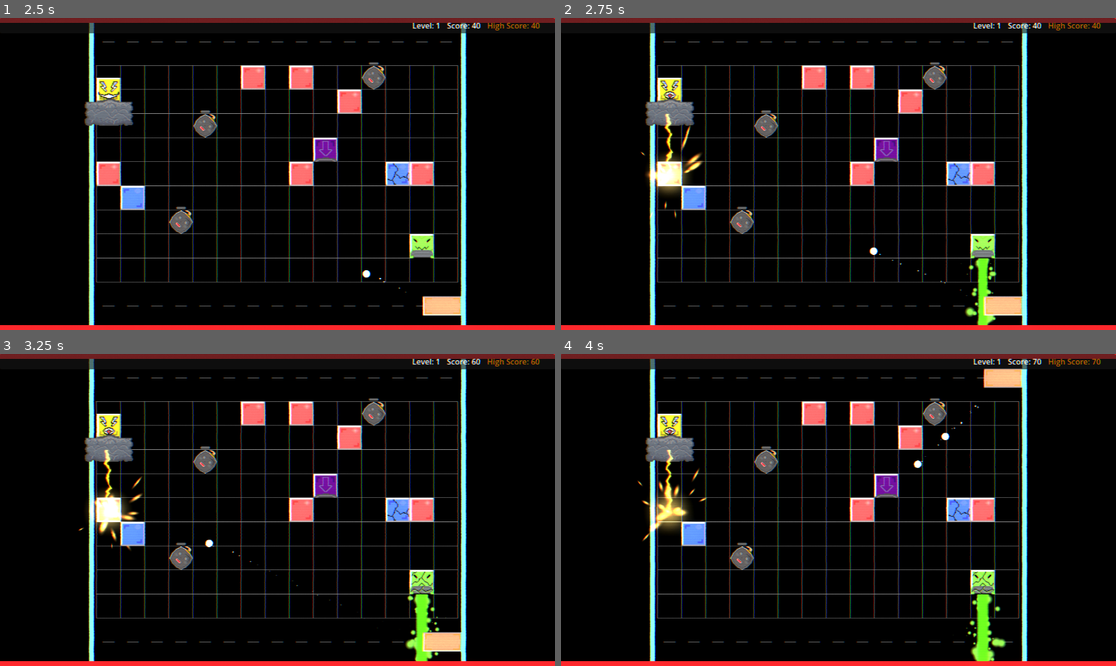
Above: before the commit, frames 1-4 (two rows, left to right).
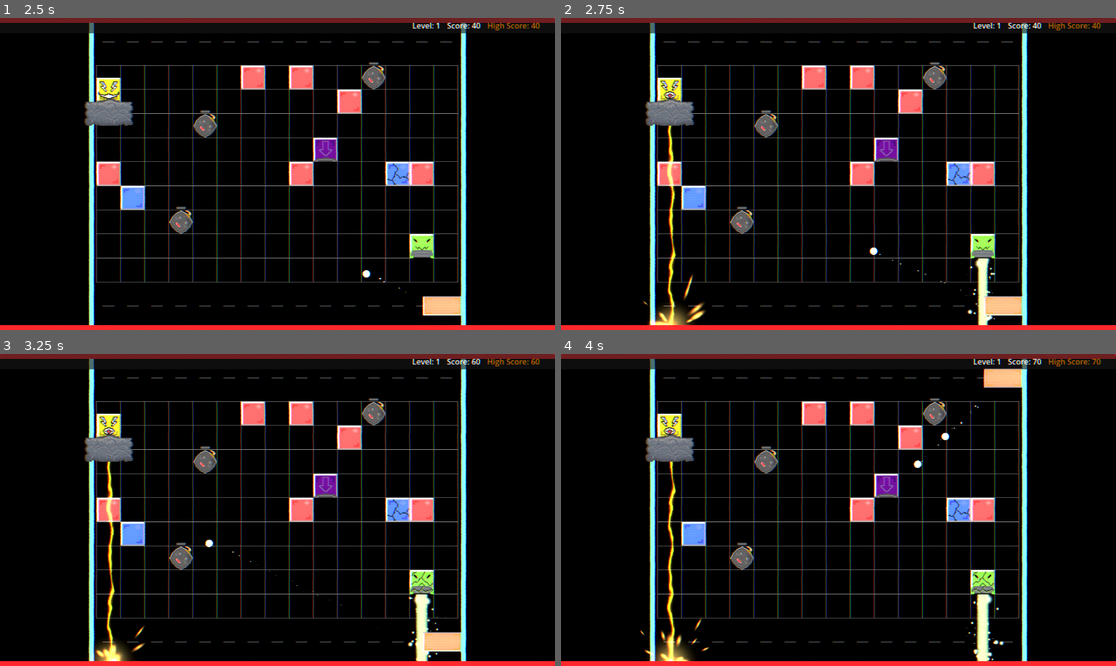
Above: after the commit, the same moments.

Repository: Nicheen/NotPong2025
Game: Godot game, scene res://scenes/menus/main_menu.tscn
Two runs of this game, one before a commit and one after it. Both use one fixed random seed, a clock stepped at 60 frames per second and the inputs below.
Inputs (mouse positions are in pixels of both pictures, inside the frame that each line leads up to):
- Up to frame 1 (2.5 s): click "START GAME" at 0.5 s; tap Enter (ui_accept) at 1.25, 1.52, 2.27 s; move the mouse to (399, 158) at 1.27 s; hold D (move_right) 1.28-2.03 s; click (399, 158) at 1.35 s; move the mouse to (166, 189) at 2.02 s; hold S (teleport_down) from 2.03 s (still down); click (166, 189) at 2.1 s
- Up to frame 2 (2.75 s): keep holding S (teleport_down)
- Up to frame 3 (3.25 s): move the mouse to (333, 441) at 2.77 s; release S (teleport_down) at 2.78 s; hold D (move_right) from 2.78 s (still down); click (333, 441) at 2.85 s
- Up to frame 4 (4 s): move the mouse to (810, 572) at 3.52 s; release D (move_right) at 3.53 s; hold W (teleport_up) from 3.53 s (still down); click (810, 572) at 3.6 s; tap Enter (ui_accept) at 3.77 s

Frame 1 is identical in both runs. In frame 2, 2.5% of the frame differs, in the area x 14-79%, y 30-99%; in frame 3, 2.4%; in frame 4, 2.7%, in the area x 13-81%, y 30-99%.

Commit message:
Fixed Thunder and Laser

Diff:
--- a/NOTPONG/effects/laser.tscn
+++ b/NOTPONG/effects/laser.tscn
@@ -69,14 +69,14 @@
 [sub_resource type="ParticleProcessMaterial" id="ParticleProcessMaterial_o5pat"]
 particle_flag_disable_z = true
 emission_shape = 3
-emission_box_extents = Vector3(987.5, 20, 1)
+emission_box_extents = Vector3(680, 20, 1)
 direction = Vector3(-1, 0, 0)
 spread = 0.0
 gravity = Vector3(0, 0, 0)
 tangential_accel_min = -100.0
 tangential_accel_max = 100.0
-scale_min = 0.3
-scale_max = 0.3
+scale_min = 0.15
+scale_max = 0.15
 scale_curve = SubResource("CurveTexture_aq7nb")
 color_ramp = SubResource("GradientTexture1D_iog5g")
 
@@ -100,8 +100,8 @@
 initial_velocity_min = 300.0
 initial_velocity_max = 300.0
 gravity = Vector3(0, 0, 0)
-scale_min = 0.5
-scale_max = 0.5
+scale_min = 0.25
+scale_max = 0.25
 scale_curve = SubResource("CurveTexture_v2imv")
 color_ramp = SubResource("GradientTexture1D_s6yp2")
 
@@ -139,7 +139,7 @@
 [node name="Line2D" type="Line2D" parent="."]
 unique_name_in_owner = true
 visible = false
-points = PackedVector2Array(40, 0, 0, 0)
+points = PackedVector2Array(40, 0, 1400, 0)
 texture = SubResource("ImageTexture_btyrk")
 texture_mode = 2
 begin_cap_mode = 2
--- a/NOTPONG/scenes/obj/blocks/block_laser.tscn
+++ b/NOTPONG/scenes/obj/blocks/block_laser.tscn
@@ -30,4 +30,4 @@
 max_length = 2000.0
 line_width = 26
 start_distance = 25.0
-color = Color(0.666667, 0.980392, 0.368627, 1)
+color = Color(0.928596, 0.995836, 0.881717, 1)
--- a/NOTPONG/scenes/obj/blocks/block_thunder.gd
+++ b/NOTPONG/scenes/obj/blocks/block_thunder.gd
@@ -30,11 +30,12 @@
 var current_health: int
 var is_dead: bool = false
 var thunder_timer: float = 0.0
-var thunder_damage_timer: float = 0.0  # Timer for damage intervals
+var thunder_damage_timer: float = 0.0
 var thunder_active: bool = false
+var thunder_has_started: bool = false
 var original_color: Color
 
-# Signals - match the main scene's expected signal name
+# Signals
 signal block_destroyed(score: int)
 
 func _ready():
@@ -45,16 +46,23 @@
 	# Store original sprite color
 	if sprite:
 		original_color = sprite.modulate
-		# Ensure thunder block is properly sized (2x2 = 100x100 pixels)
-		# The sprite scale should be adjusted to make it 2x2 grid spaces
-		sprite.scale = Vector2(3.125, 3.125)  # Adjust based on your base sprite size
+		sprite.scale = Vector2(3.125, 3.125)
 
 	# Start thunder timer
 	thunder_timer = 0.0
 
-	# Hide thunder effect initially
+	# Set up thunder effect and connect its signals
 	if thunder_effect:
+		thunder_effect.setup_vertical_thunder()
 		thunder_effect.visible = false
+
+		# NEW: Connect to thunder controller signals
+		if thunder_effect.has_signal("thunder_activated"):
+			thunder_effect.thunder_activated.connect(_on_thunder_activated)
+		if thunder_effect.has_signal("thunder_deactivated"):
+			thunder_effect.thunder_deactivated.connect(_on_thunder_deactivated)
+
+		print("Thunder effect configured and signals connected")
 
 	print("Thunder block created with ", max_health, " health at position: ", global_position)
 
@@ -65,9 +73,9 @@
 	# Handle thunder timing
 	thunder_timer += delta
 
-	# Activate thunder after delay
-	if not thunder_active and thunder_timer >= thunder_delay:
-		activate_thunder()
+	# Start thunder system after initial delay
+	if not thunder_has_started and thunder_timer >= thunder_delay:
+		start_thunder_system()
 
 	# Handle thunder damage while active
 	if thunder_active:
@@ -76,37 +84,27 @@
 			apply_thunder_damage()
 			thunder_damage_timer = 0.0
 
-	# Deactivate thunder after duration
-	if thunder_active and thunder_timer >= thunder_delay + thunder_duration:
-		deactivate_thunder()
-
-func activate_thunder():
+func start_thunder_system():
+	"""Start the continuous thunder cycling system"""
+	thunder_has_started = true
+
+	if thunder_effect and thunder_effect.has_method("start_thunder"):
+		thunder_effect.start_thunder()
+		print("Thunder cycling system started on thunder block")
+
+# NEW: Signal handlers for thunder state changes
+func _on_thunder_activated():
+	"""Called when the thunder controller activates lightning"""
 	thunder_active = true
 	update_sprite()
-
-	if thunder_effect:
-		thunder_effect.visible = true
-		# If thunder effect has activation method, call it
-		if thunder_effect.has_method("activate_thunder"):
-			thunder_effect.activate_thunder()
-
-	print("Thunder activated on thunder block at: ", global_position)
-
-func deactivate_thunder():
+	print("Thunder block received activation signal - updating sprite")
+
+func _on_thunder_deactivated():
+	"""Called when the thunder controller deactivates lightning"""
 	thunder_active = false
 	update_sprite()
-
-	if thunder_effect:
-		thunder_effect.visible = false
-		# If thunder effect has deactivation method, call it
-		if thunder_effect.has_method("deactivate_thunder"):
-			thunder_effect.deactivate_thunder()
-
-	# Reset timer for next cycle
-	thunder_timer = 0.0
-	thunder_damage_timer = 0.0
-
-	print("Thunder deactivated on thunder block")
+	thunder_damage_timer = 0.0  # Reset damage timer
+	print("Thunder block received deactivation signal - updating sprite")
 
 func apply_thunder_damage():
 	"""Apply continuous damage to whatever the thunder is hitting"""
@@ -122,9 +120,6 @@
 				target.take_damage(damage_amount)
 				print("Thunder dealing ", damage_amount, " damage to ", target.name)
 
-	# Alternative: Check for bodies in thunder area using Area2D
-	# This would require your thunder effect to have an Area2D component
-
 func take_damage(damage: int):
 	if is_dead:
 		return
@@ -134,7 +129,7 @@
 	current_health -= damage
 	current_health = max(0, current_health)
 
-	update_sprite()  # Update sprite immediately after health change
+	update_sprite()
 	show_damage_effect()
 
 	if current_health <= 0:
@@ -145,7 +140,6 @@
 		return
 
 	# Determine texture based on health and thunder state
-	var health_ratio = float(current_health) / float(max_health)
 	var texture_key = "normal"
 
 	# Health states: 30hp = normal, 20hp = crack1, 10hp = crack2, 0hp = dead
@@ -168,7 +162,7 @@
 
 	if textures.has(texture_key):
 		sprite.texture = textures[texture_key]
-		print("Thunder block health: ", current_health, "/", max_health, " - Using texture: ", texture_key)
+		print("Thunder block health: ", current_health, "/", max_health, " - Using texture: ", texture_key, " (thunder_active: ", thunder_active, ")")
 
 func show_damage_effect():
 	if not sprite:
@@ -186,9 +180,9 @@
 	is_dead = true
 	print("Thunder block destroyed! Awarding ", score_value, " points")
 
-	# Deactivate thunder before dying
-	if thunder_active:
-		deactivate_thunder()
+	# Stop thunder system before dying
+	if thunder_effect and thunder_effect.has_method("end_thunder"):
+		thunder_effect.end_thunder()
 
 	# Emit destruction signal with score
 	block_destroyed.emit(score_value)
--- a/NOTPONG/scenes/obj/blocks/block_thunder.tscn
+++ b/NOTPONG/scenes/obj/blocks/block_thunder.tscn
@@ -4,11 +4,11 @@
 [ext_resource type="Texture2D" uid="uid://ryq0732d653j" path="res://images/BlockThunder.png" id="2_cocgj"]
 [ext_resource type="PackedScene" uid="uid://b4npt30yvwa8q" path="res://effects/thunder.tscn" id="3_cocgj"]
 
+[sub_resource type="RectangleShape2D" id="RectangleShape2D_5u526"]
+size = Vector2(52, 51)
+
 [sub_resource type="RectangleShape2D" id="RectangleShape2D_cocgj"]
 size = Vector2(100, 49)
-
-[sub_resource type="RectangleShape2D" id="RectangleShape2D_5u526"]
-size = Vector2(52, 51)
 
 [node name="EnemyBlockThunder" type="StaticBody2D"]
 scale = Vector2(0.5, 0.5)
@@ -22,10 +22,6 @@
 scale = Vector2(1.5625, 1.5625)
 texture = ExtResource("2_cocgj")
 
-[node name="CollisionShape2D2" type="CollisionShape2D" parent="."]
-position = Vector2(0, 25.5)
-shape = SubResource("RectangleShape2D_cocgj")
-
 [node name="CollisionShape2D" type="CollisionShape2D" parent="."]
 unique_name_in_owner = true
 position = Vector2(0, -24.5)
@@ -34,3 +30,11 @@
 [node name="VFX_Thunder" parent="." instance=ExtResource("3_cocgj")]
 unique_name_in_owner = true
 position = Vector2(0, 50)
+
+[node name="Area2D" type="Area2D" parent="."]
+collision_layer = 32768
+collision_mask = 2
+
+[node name="CollisionShape2D2" type="CollisionShape2D" parent="Area2D"]
+position = Vector2(0, 25.5)
+shape = SubResource("RectangleShape2D_cocgj")
--- a/NOTPONG/scripts/effects/thunder_controller.gd
+++ b/NOTPONG/scripts/effects/thunder_controller.gd
@@ -31,6 +31,10 @@
 var is_lightning_active: bool = false
 var current_inactive_duration: float = 0.0
 
+# NEW: Signals to communicate with the thunder block
+signal thunder_activated  # When lightning becomes active
+signal thunder_deactivated  # When lightning becomes inactive
+
 func _ready():
 	# Connect animation signals
 	if animation_player.has_animation("start_animation"):
@@ -161,6 +165,9 @@
 	if point_light:
 		point_light.energy = 2.0
 
+	# NEW: Emit signal to tell the thunder block that lightning is active
+	thunder_activated.emit()
+
 	print("Lightning cycle started - will be active for ", lightning_active_duration, " seconds")
 
 func end_lightning_cycle():
@@ -180,12 +187,19 @@
 	if point_light:
 		point_light.energy = 0.0
 
+	# NEW: Emit signal to tell the thunder block that lightning is inactive
+	thunder_deactivated.emit()
+
 	print("Lightning cycle ended - will be inactive for ", current_inactive_duration, " seconds")
 
 func end_thunder():
 	"""Completely stop the thunder system"""
 	should_cycle = false
 	is_lightning_active = false
+
+	# NEW: Make sure we emit deactivated signal when stopping
+	if is_lightning_active:
+		thunder_deactivated.emit()
 
 	if animation_player and animation_player.has_animation("end_animation"):
 		animation_player.play("end_animation")
@@ -213,7 +227,6 @@
 		else:
 			print("Lightning animation completed")
 
-
 func _on_body_entered(body):
 	if body.has_method("take_damage") and "player" in body.name.to_lower():
 		if not body in players_in_area:
